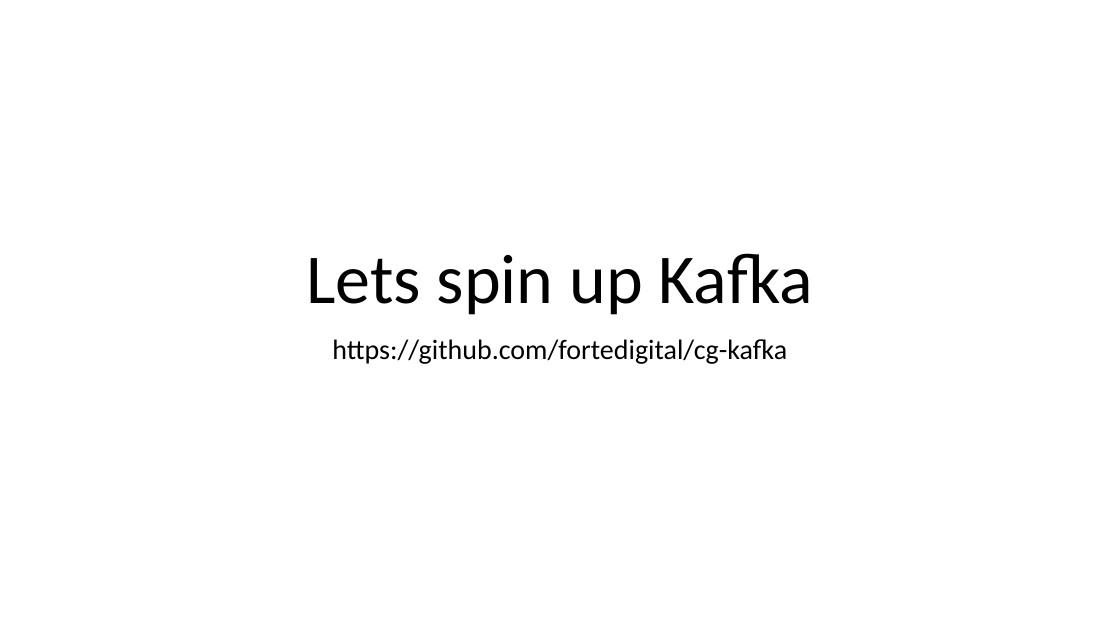
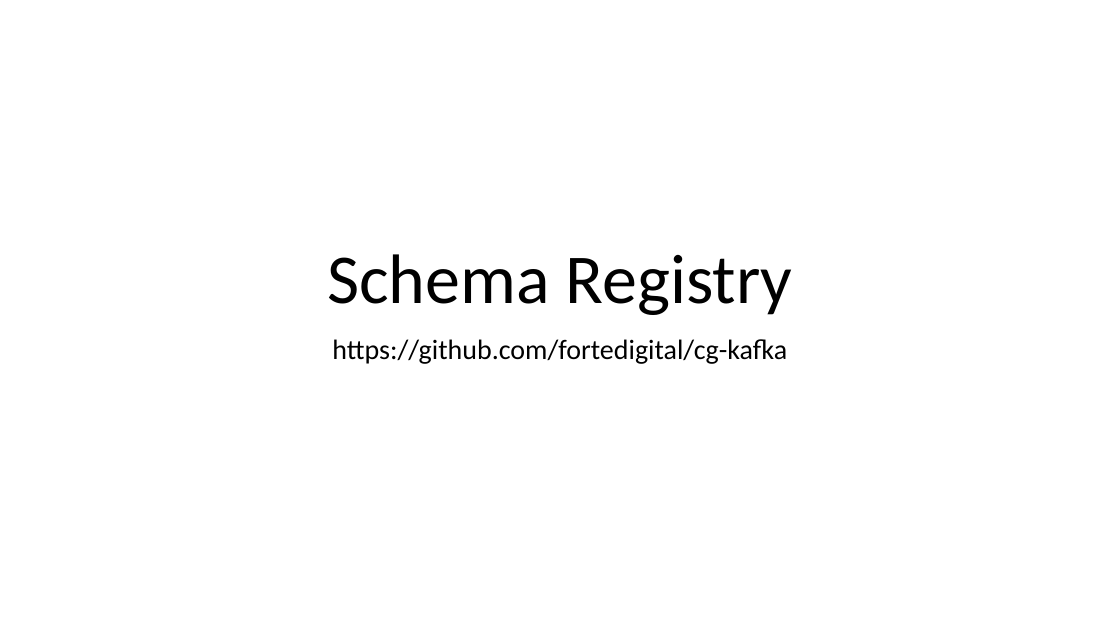
Before and after one commit to fortedigital/cg-kafka, a slide deck: slide 5 of workshop2/Kafka - 102.pptx (slide 11 before the commit). Drawn at 1120x630 pixels with LibreOffice and Linux fonts; fonts in the diff are those of the drawing. Boxes give left, top, right and bottom in pixels: in the first picture for what was removed or moved away, otherwise in the second. Text is boxed around its words. In the diff, an @@ line names an element or a change of style, - is before the commit and + after.

```diff
--- a/workshop2/Kafka - 102.pptx
+++ b/workshop2/Kafka - 102.pptx
@@ title at (x1=327, y1=254, x2=793, y2=315): text changed @@
-Lets spin up Kafka
+Schema Registry
```
Also in this commit, not shown: 2 other slides changed, 3 slides added, 43 slides removed, 11 other files.
